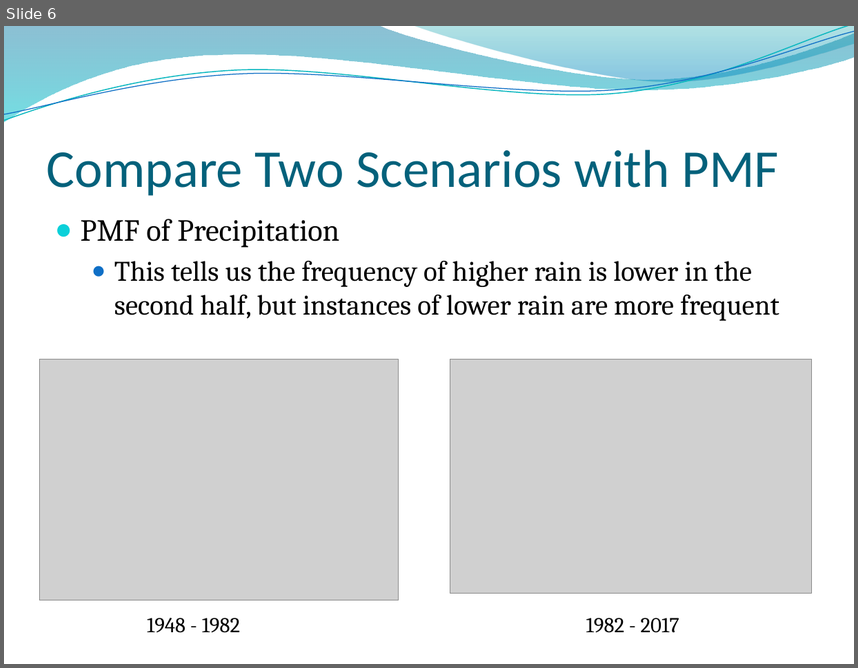
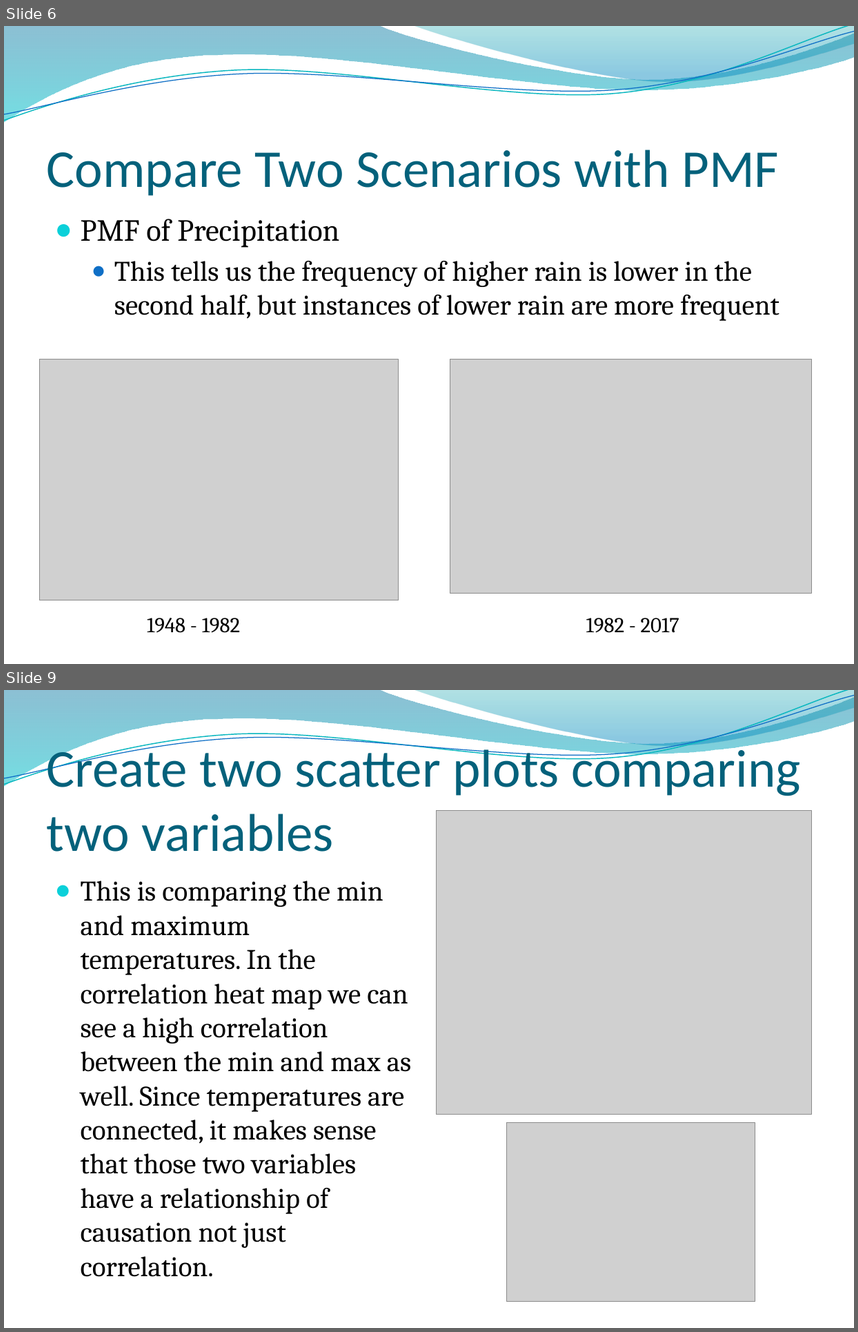
Before and after one commit to danjsiegel/530_Final, a slide deck: 530 Final.pptx. Shown one above the other, each under a label of ours: slide 6 before the commit, slides 6 and 9 after it; the slides between them are not shown. The pictures are 858x668 and 858x1332 pixels, drawn with LibreOffice and Linux fonts; fonts in the diff are those of the drawing; grey boxes stand for pictures; background and template pictures are left out. Boxes give left, top, right and bottom in pixels: in the first picture for what was removed or moved away, otherwise in the second. Text is boxed around its words. In the diff, an @@ line names an element or a change of style, - is before the commit and + after.

```diff
--- a/530 Final.pptx
+++ b/530 Final.pptx
@@ slide 9 added at bbox=[4, 690, 854, 1328], background picture (left out); not listed: 4 template elements that a slide beside it also shows @@
@@ title added at bbox=[47, 743, 800, 851], 45 pt, text #04617B @@
+Create two scatter plots comparing two variables
@@ picture added at bbox=[436, 811, 811, 1114] @@
@@ text added at bbox=[81, 880, 411, 1276], 24.1 pt, text #000000 @@
+● This is comparing the min and maximum temperatures. In the correlation heat map we can see a high correlation between the min and max as well. Since temperatures are connected, it makes sense that those two variables have a relationship of causation not just correlation.
@@ picture added at bbox=[507, 1122, 755, 1301] @@
```
Also in this commit, not shown: 3 other slides added, 1 slide removed, 2 other files.
